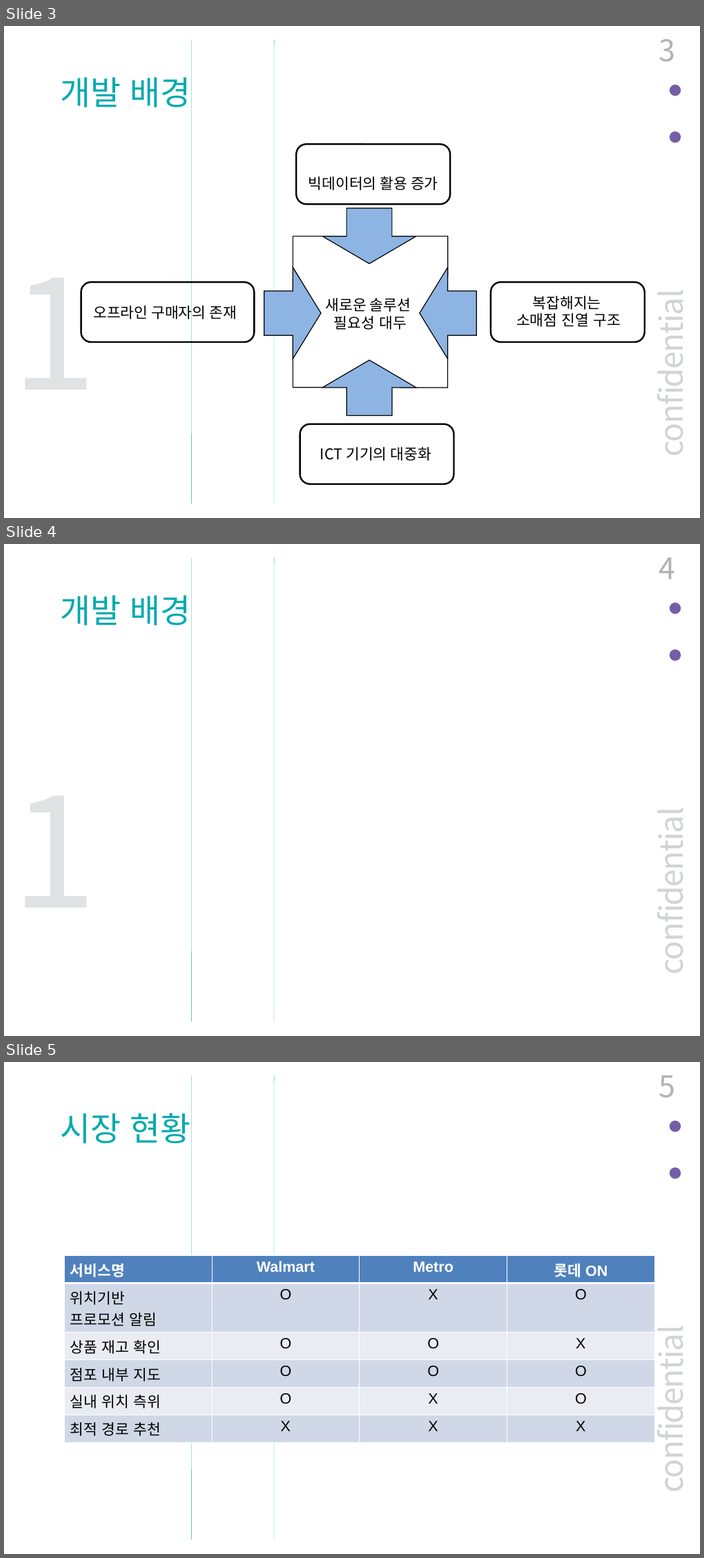
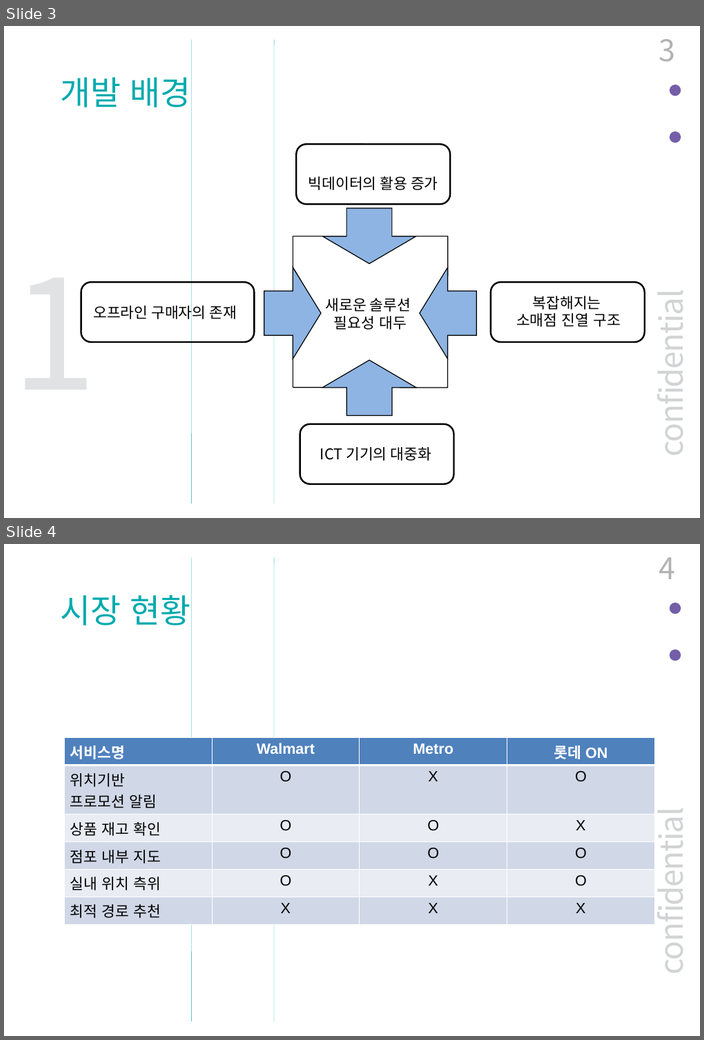
Before and after one commit to BerryWell/CapstoneDesign-2019-02, a slide deck: 제출자료/발표자료/최종_발표_자료_12조.pptx. Shown one above the other, each under a label of ours: slides 3, 4 and 5 before the commit, slides 3 and 4 after it. The pictures are 704x1558 and 704x1040 pixels, drawn with LibreOffice and Linux fonts; fonts in the diff are those of the drawing. Boxes give left, top, right and bottom in pixels: in the first picture for what was removed or moved away, otherwise in the second. Text is boxed around its words. In the diff, an @@ line names an element or a change of style, - is before the commit and + after.

```diff
--- a/제출자료/발표자료/최종_발표_자료_12조.pptx
+++ b/제출자료/발표자료/최종_발표_자료_12조.pptx
@@ slide 4 removed at bbox=[4, 544, 700, 1036], background #FFFFFF; not listed: 5 template elements that a slide beside it also shows @@
@@ page number removed at bbox=[658, 557, 675, 579] @@
-4
@@ text removed at bbox=[61, 595, 191, 625] @@
-개발 배경
@@ text removed at bbox=[646, 824, 692, 969] @@
-confidential
@@ what was slide 5 is now slide 4 @@
@@ page number at bbox=[658, 557, 675, 579]: text changed @@
-5
+4
```
Also in this commit, not shown: 1 slide changed, 2 other files.
